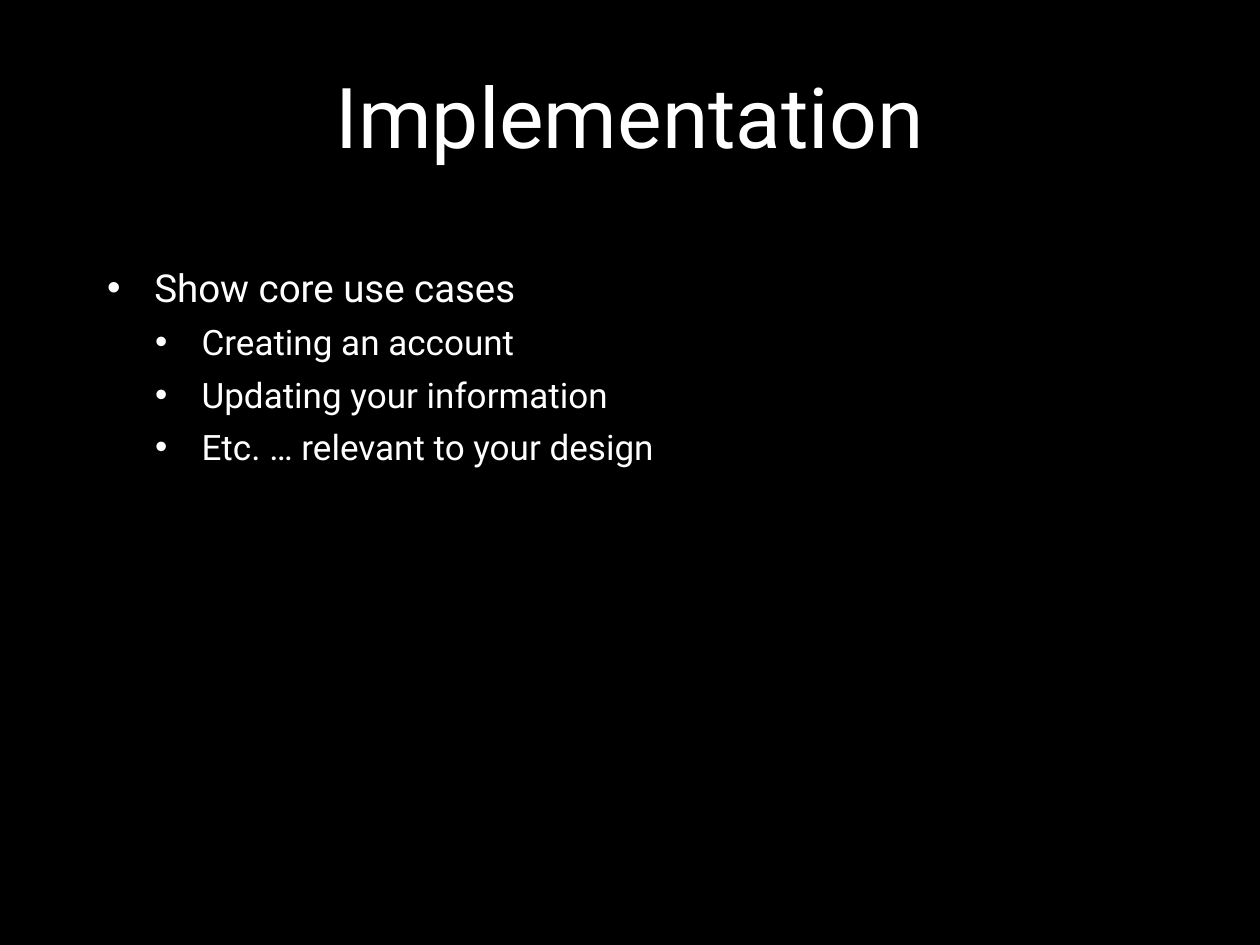
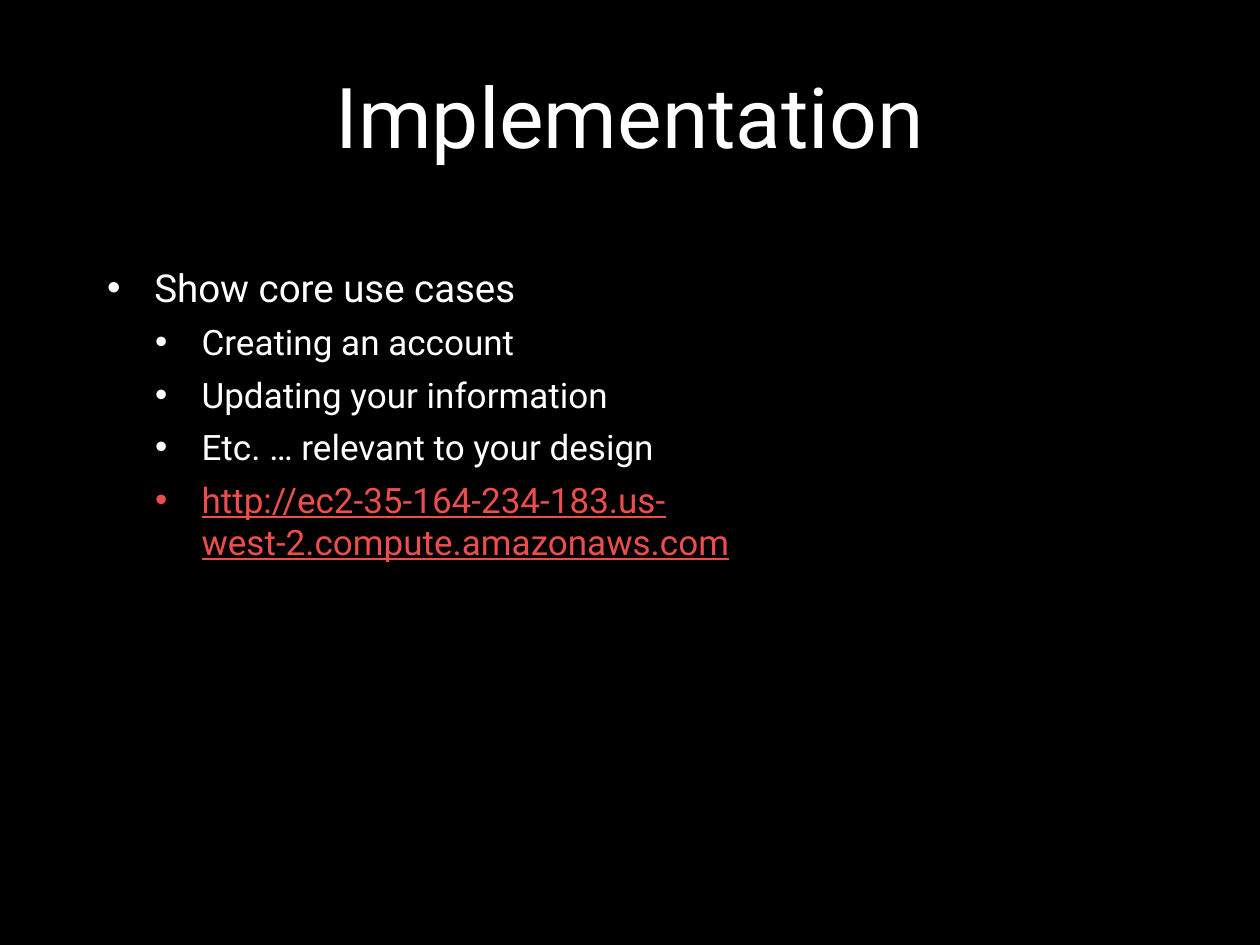
Before and after one commit to holtskinner/CS4320-FinalProject, a slide deck: slide 10 of FinalPresentationTemplate.pptx (slide 9 before the commit). Drawn at 1260x945 pixels with LibreOffice and Linux fonts; fonts in the diff are those of the drawing; background and template pictures are left out. Boxes give left, top, right and bottom in pixels: in the first picture for what was removed or moved away, otherwise in the second. Text is boxed around its words. In the diff, an @@ line names an element or a change of style, - is before the commit and + after.

```diff
--- a/FinalPresentationTemplate.pptx
+++ b/FinalPresentationTemplate.pptx
@@ text at (202,486,729,562): paragraph added @@
+  • http://ec2-35-164-234-183.us-west-2.compute.amazonaws.com
```
Also in this commit, not shown: 1 other slide changed.
